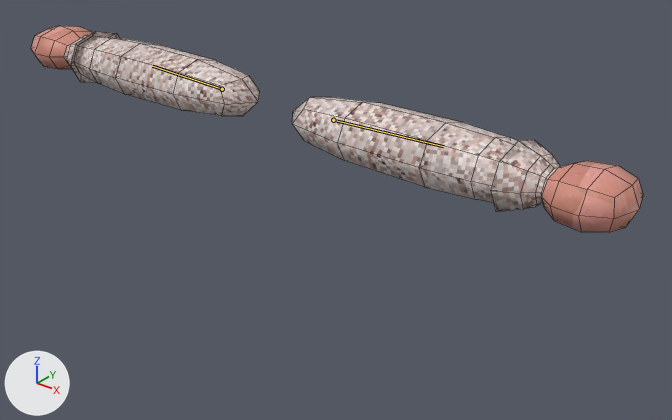
An edit to the Blender file asset/model/character/player_arms.blend, drawn before and after from the same camera.
Both versions are drawn from a camera (50 mm lens) standing at (7.88, -8.57, 4.53) and looking at (0.84, 0.22, -0.93). Arrows for +X, +Y and +Z are at lower left; the lights stay in place. The older version comes first. The bones that change are drawn over the model as lines. Mesh edges are drawn as thin lines.
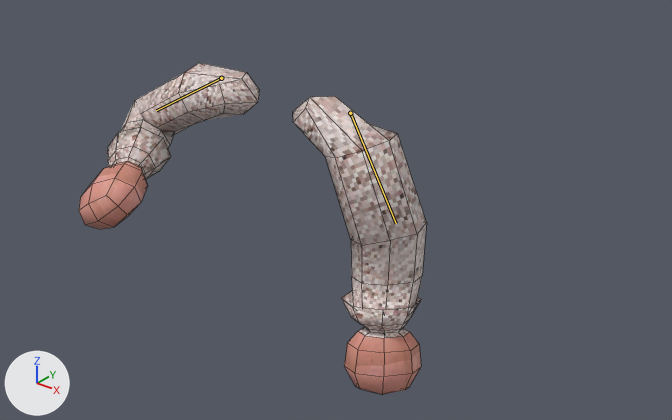
The newer file adds an action. The first version stands in its rest pose; the second is drawn at frame 48 of the action 'PlayerHoldRight'.

What differs and where, as boxes (x1, y1, x2, y2) in the pictures (672 x 420 px):
```json
{"object": "Cube.001", "change": "posed", "before": [292, 97, 643, 232], "after": [293, 96, 427, 394], "on screen": "62% narrower, 120% taller"}
{"object": "Cube.005", "change": "posed", "before": [31, 26, 260, 116], "after": [79, 63, 259, 229], "on screen": "21% narrower, 84% taller"}
{"bone": "Shoulder_L", "before": "(333, 120) to (443, 146)", "after": "(350, 113) to (396, 223)"}
{"bone": "Shoulder_R", "before": "(222, 89) to (152, 66)", "after": "(221, 78) to (156, 110)"}
```

Edits to the scene script, one JSON object a line:
```json
{"block": "bone_shoulder_l", "where": "bone_shoulder_l = bpy.data.objects['Armature'].pose.bones['Shoulder_L']  # child of 'Chest'"}
{"op": "set", "path": "bone_shoulder_l.location", "old": "(0.0, 0.0, 0.0)", "new": "(-0.09, 0.16, -0.14)"}
{"block": "bone_shoulder_r", "where": "bone_shoulder_r = bpy.data.objects['Armature'].pose.bones['Shoulder_R']  # child of 'Chest'"}
{"op": "set", "path": "bone_shoulder_r.location", "old": "(0.0, 0.0, 0.0)", "new": "(0.09, 0.16, -0.14)"}
{"block": "bone_wristik_l", "where": "bone_wristik_l = bpy.data.objects['Armature'].pose.bones['WristIK_L']"}
{"op": "set", "path": "bone_wristik_l.location", "old": "(0.0, 0.0, 0.0)", "new": "(-2.14, -2.73, -0.02)"}
{"block": "bone_wristik_r", "where": "bone_wristik_r = bpy.data.objects['Armature'].pose.bones['WristIK_R']"}
{"op": "set", "path": "bone_wristik_r.location", "old": "(0.0, 0.0, 0.0)", "new": "(2.14, -1.05, 1.13)"}
```
